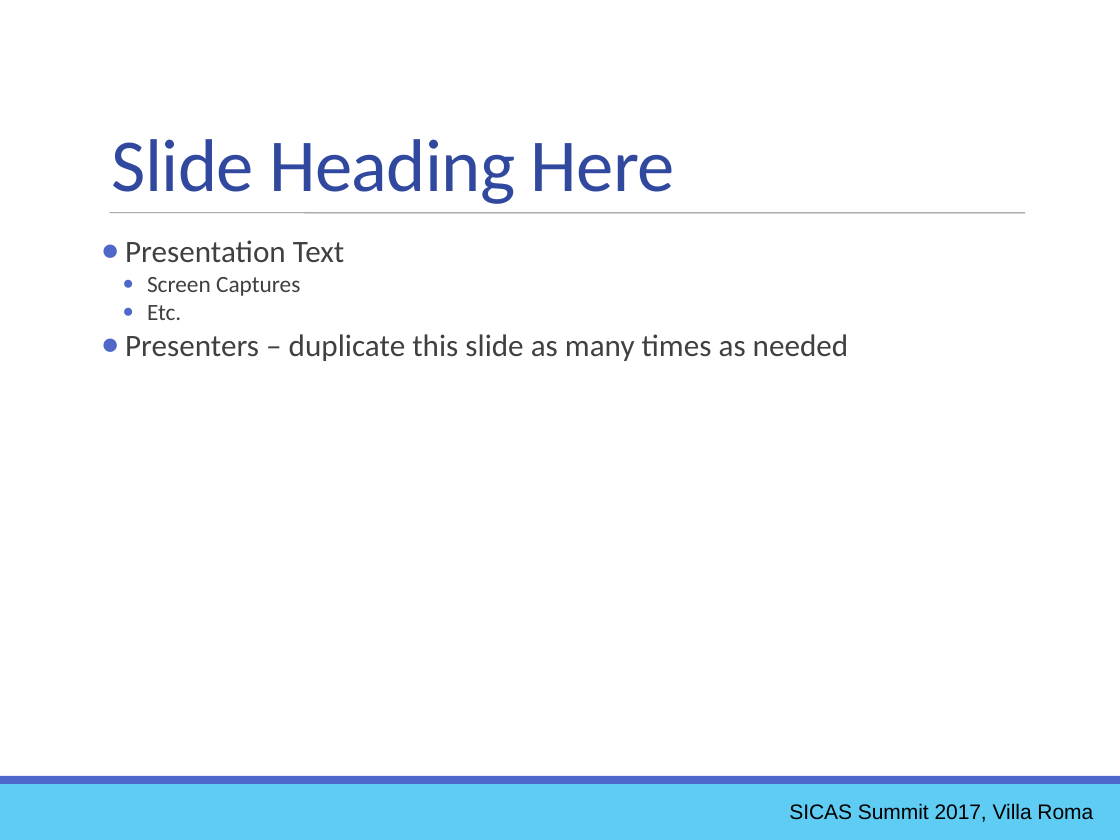
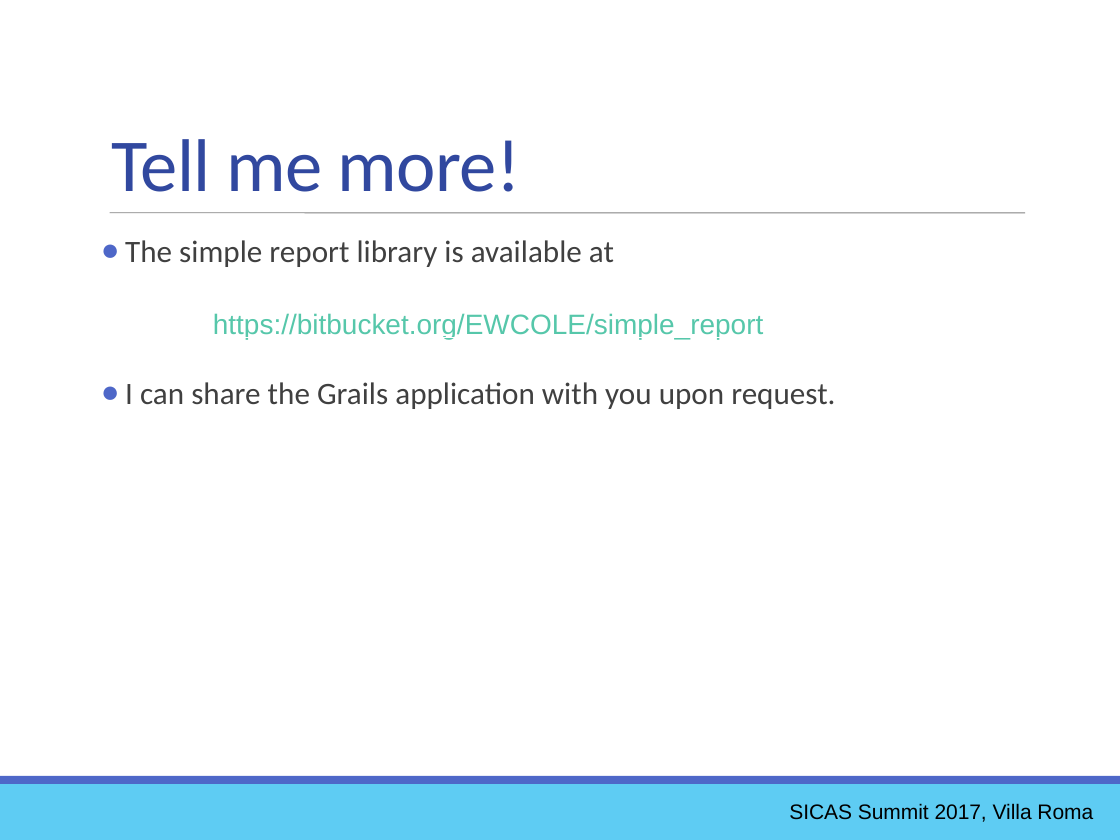
Before and after one commit to ewcole/simple_report, a slide deck: slide 41 of docs/SICAS_2017/Cole_Drop-In Reporting with Groovy.pptx. Drawn at 1120x840 pixels with LibreOffice and Linux fonts; fonts in the diff are those of the drawing. Boxes give left, top, right and bottom in pixels: in the first picture for what was removed or moved away, otherwise in the second. Text is boxed around its words. In the diff, an @@ line names an element or a change of style, - is before the commit and + after.

```diff
--- a/docs/SICAS_2017/Cole_Drop-In Reporting with Groovy.pptx
+++ b/docs/SICAS_2017/Cole_Drop-In Reporting with Groovy.pptx
@@ text at bbox=[112, 139, 521, 192]: text changed @@
-Slide Heading Here
+Tell me more!
@@ text at bbox=[125, 240, 835, 409]: text changed @@
-● Presentation Text
-      ● Screen Captures
-      ● Etc.
-● Presenters – duplicate this slide as many times as needed
+● The simple report library is available at
+https://bitbucket.org/EWCOLE/simple_report
+● I can share the Grails application with you upon request.
```
Also in this commit, not shown: 3 other slides changed, 2 slides added, 2 slides removed, 2 other files.
